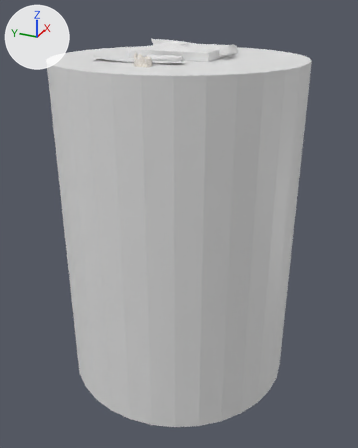
Two versions of the Blender file Board/board.blend, one commit apart.
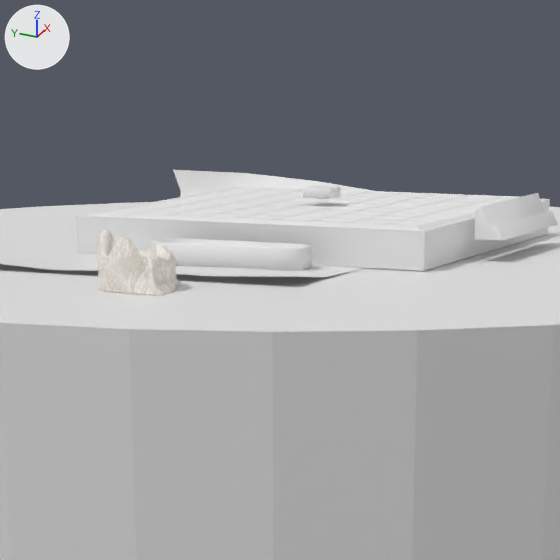
Old and new are each drawn whole from a camera (50 mm lens) standing at (-19.3, -8.42, 1.86) and looking at (-0.85, -0.12, -7.37) and again close up on the part from 31% to 67% of the width and 0% to 28% of the height. Lighting does not change. The marker at upper left points along +X, +Y and +Z.

Before the edit, the objects in view are built like this:
```python
me_cube = bpy.data.meshes.new('Cube')
me_cube.from_pydata(...)  # 16 vertices, 12 faces; spans x -0.94..0.74, y -4.66..5.22, z -0.39..1.35
me_cube.polygons.foreach_set('use_smooth', [True] * 12)
me_cube_003 = bpy.data.meshes.new('Cube.003')
me_cube_003.from_pydata(...)  # 104 vertices, 102 faces; spans x -0.083..0.324, y -0.727..0.674, z -0.227..-0.048
me_cube_003.polygons.foreach_set('use_smooth', [True] * 102)
me_cylinder_001 = bpy.data.meshes.new('Cylinder.001')
me_cylinder_001.from_pydata(...)  # a 32-sided cylinder along z spanning x -0.305..0.305, y -0.305..0.305, z -0.305..0.305
ob_cylinder_001 = bpy.data.objects.new('Cylinder.001', me_cylinder_001)
ob_cylinder_001.location = (-0.59, 0.0, -7.42)
ob_cylinder_001.scale = (-16.7, -16.7, -23.4)
ob_discard_tray = bpy.data.objects.new('Discard Tray', me_cube_003)
ob_discard_tray.location = (-2.09, 0.0, -0.05)
ob_rack = bpy.data.objects.new('Rack', me_cube)
ob_rack.location = (-0.05, -1.9, -0.05)
ob_rack.rotation_euler = (0.0, 0.0, -158.7)  # degrees (0, 0, 267)
ob_rack.scale = (0.153, 0.153, 0.153)
_m = ob_rack.modifiers.new('Bevel', 'BEVEL')
_m.width = 0.0061
_m.width_pct = 0.0061
# also in view: 'Cylinder' at (-3.57, -0.03, -0.07); 'Plane' at (-0.16, 0.77, -0.08); 'Board' at (0.0, 0.0, -0.12)
```
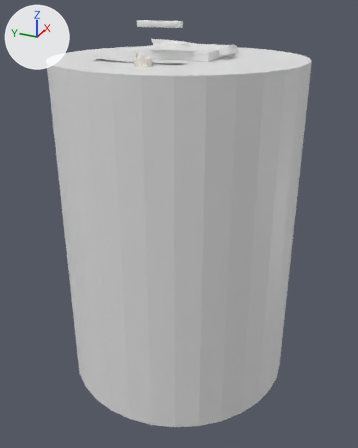
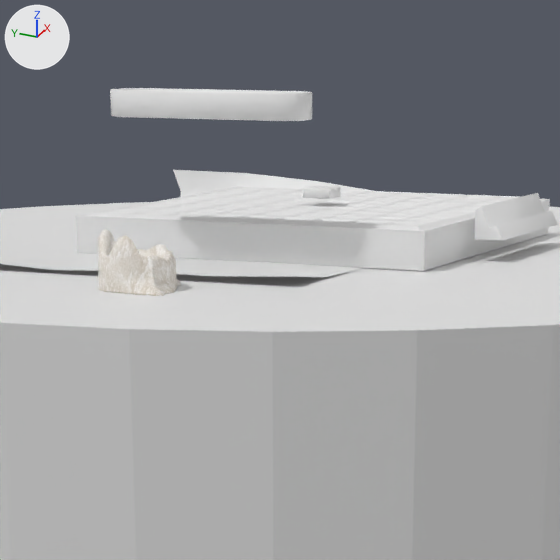
Pixel boxes (x1, y1, x2, y2) of what changed, in the close-ups (560 x 560 px):
'Discard Tray', reshaped, moved (25% wider)
    before: (151, 238, 312, 271)
    after: (110, 88, 312, 121)
part 1 of me_cube_003, built on
    before: (281, 267, 312, 271)
    after: (111, 115, 311, 121)

The change in detail:
me_cube_003 is used by ob_discard_tray; location (-2.09, 0.0, -0.05).
me_cube_003 had 104 vertices, 102 faces and spanned x -0.083..0.324, y -0.727..0.674, z -0.227..-0.048.
me_cube_003 now has 176 vertices, 174 faces and spans x -0.083..0.324, y -0.727..1.016, z -0.257..-0.048.
Part 1, on me_cube_003:
4 vertices are removed from x 0.021..0.22, y -0.716..0.663, z -0.227.
9 faces are deleted.
32 vertices in x -0.083..0.324, y 0.508..0.674, z -0.138..-0.048 move by (0.0, 0.342, 0.0).
12 vertices in x -0.075..0.316, y 0.505..0.597, z -0.144..-0.048 move by (0.0, 0.341, 0.0).
4 vertices in x -0.083..0.324, y -0.727..-0.585, z -0.22 move by (0.0, 0.0, -0.03).
4 vertices in x -0.083..0.324, y 0.532..0.674, z -0.22 move by (0.0, 0.342, -0.03).
4 vertices move from x -0.072..0.314, y -0.582..0.529, z -0.227 to x -0.075..0.316, y -0.583..0.871, z -0.257.
60 vertices are added at x -0.052..0.293, y -0.718..1.007, z -0.257..-0.161.
8 new vertices lie (0.0, 0.0, 0.049) away from vertices in x -0.006..0.247, y -0.65..0.938, z -0.216.
8 new vertices lie (0.0, 0.0, 0.025) away from vertices in x -0.044..0.286, y -0.688..0.977, z -0.25.
81 new faces join them.
Object 'Discard Tray' (ob_discard_tray) moves from (-2.09, 0.0, -0.05) to (-2.09, 0.0, 1.13).
